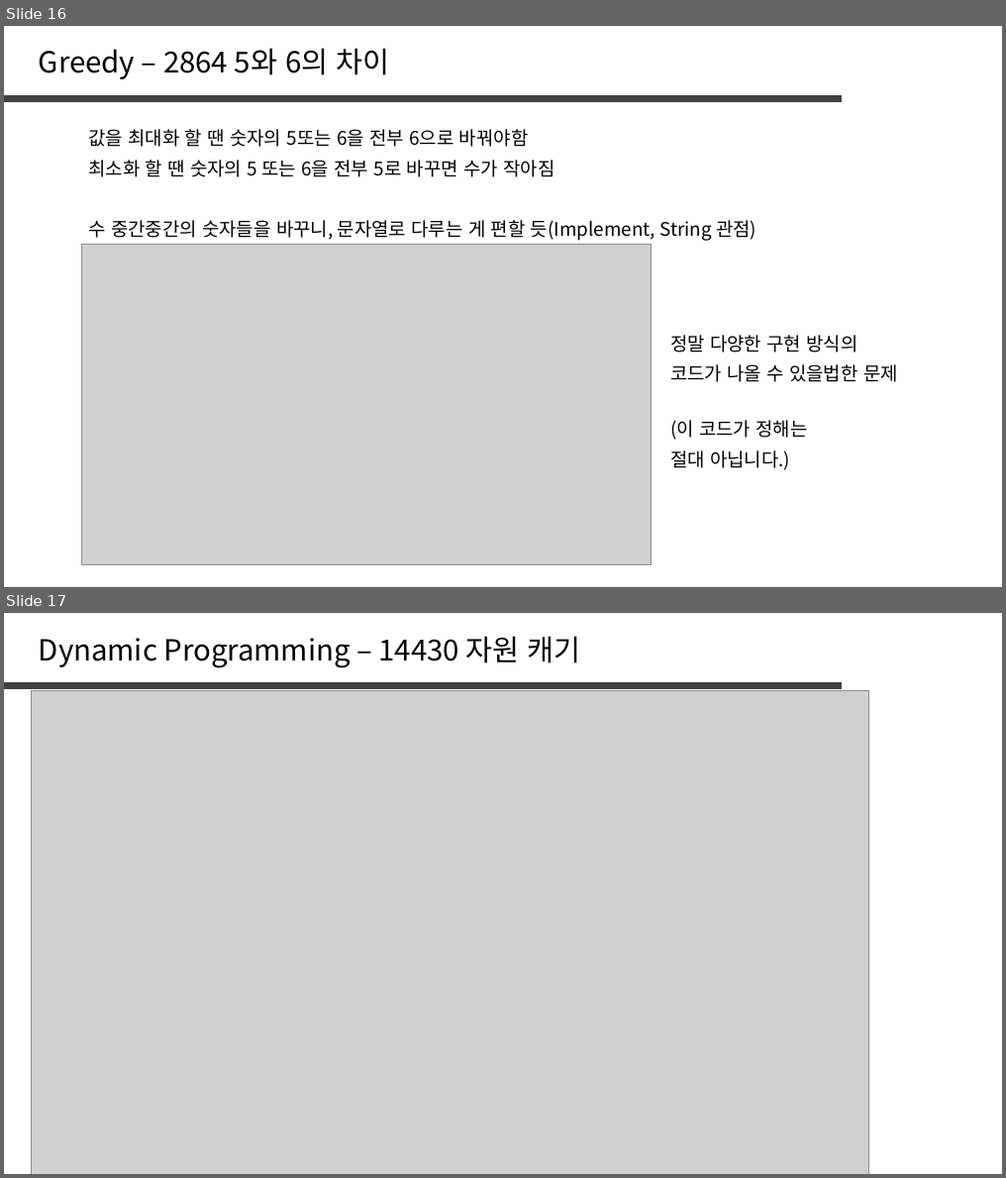
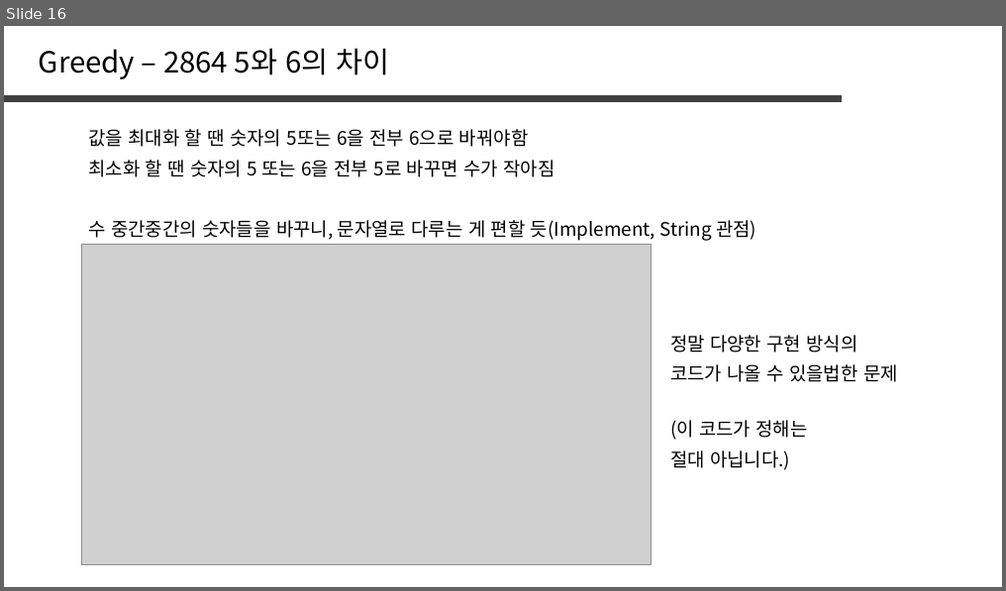
Before and after one commit to jaehoo1/PS-study, a slide deck: study/6_Greedy.pptx. Shown one above the other, each under a label of ours: slides 16 and 17 before the commit, slide 16 after it. The pictures are 1006x1178 and 1006x591 pixels, drawn with LibreOffice and Linux fonts; fonts in the diff are those of the drawing; grey boxes stand for pictures. Boxes give left, top, right and bottom in pixels: in the first picture for what was removed or moved away, otherwise in the second. Text is boxed around its words. In the diff, an @@ line names an element or a change of style, - is before the commit and + after.

```diff
--- a/study/6_Greedy.pptx
+++ b/study/6_Greedy.pptx
@@ slide 17 removed at [4,613,1002,1174], background #FFFFFF @@
@@ text removed at [39,636,581,668] @@
-Dynamic Programming – 14430 자원 캐기
@@ line removed from (4, 685) to (843, 685) @@
@@ picture removed at [31,691,869,1174] @@
```
Also in this commit, not shown: 1 slide changed, 6 slides added, 22 other slides removed.
